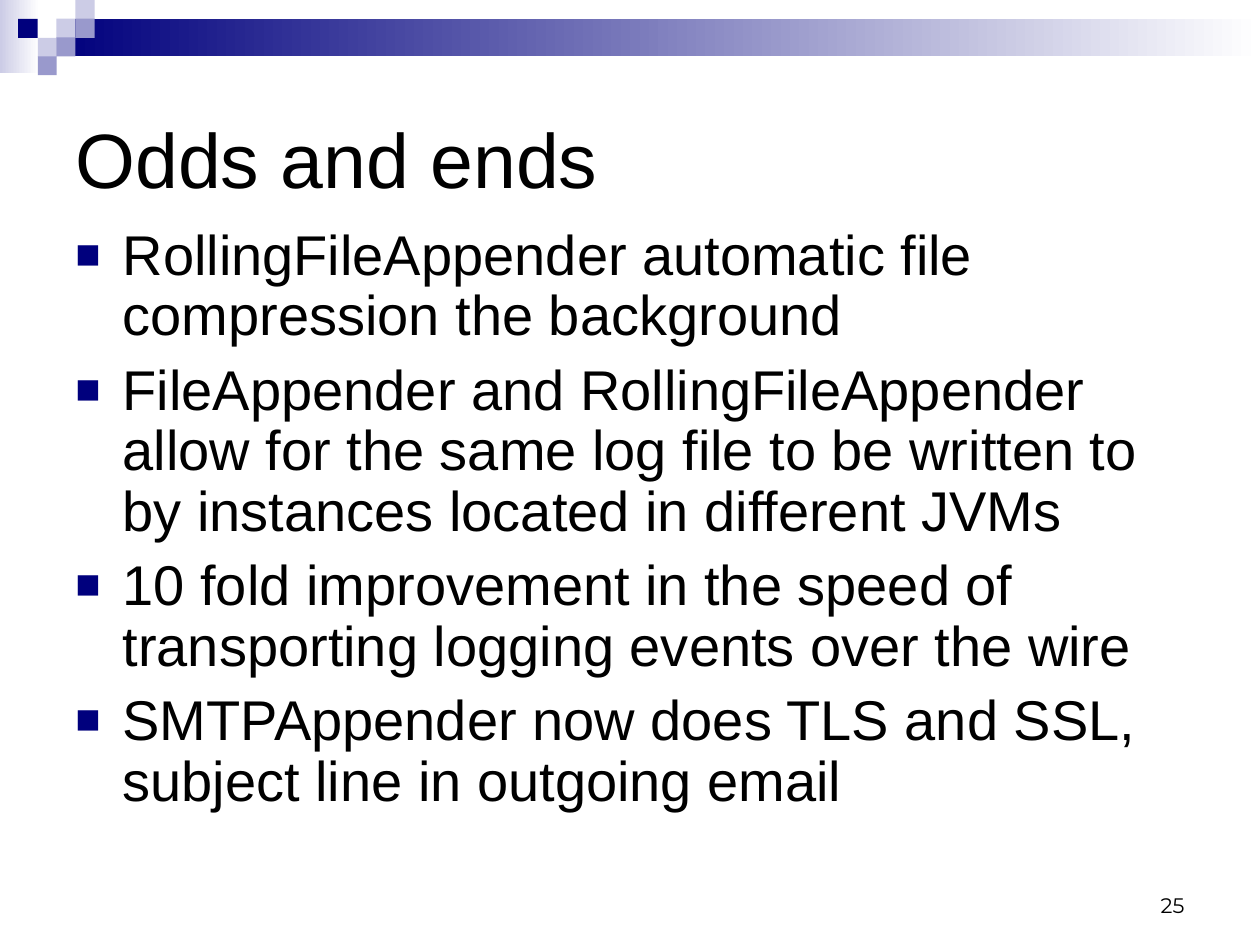
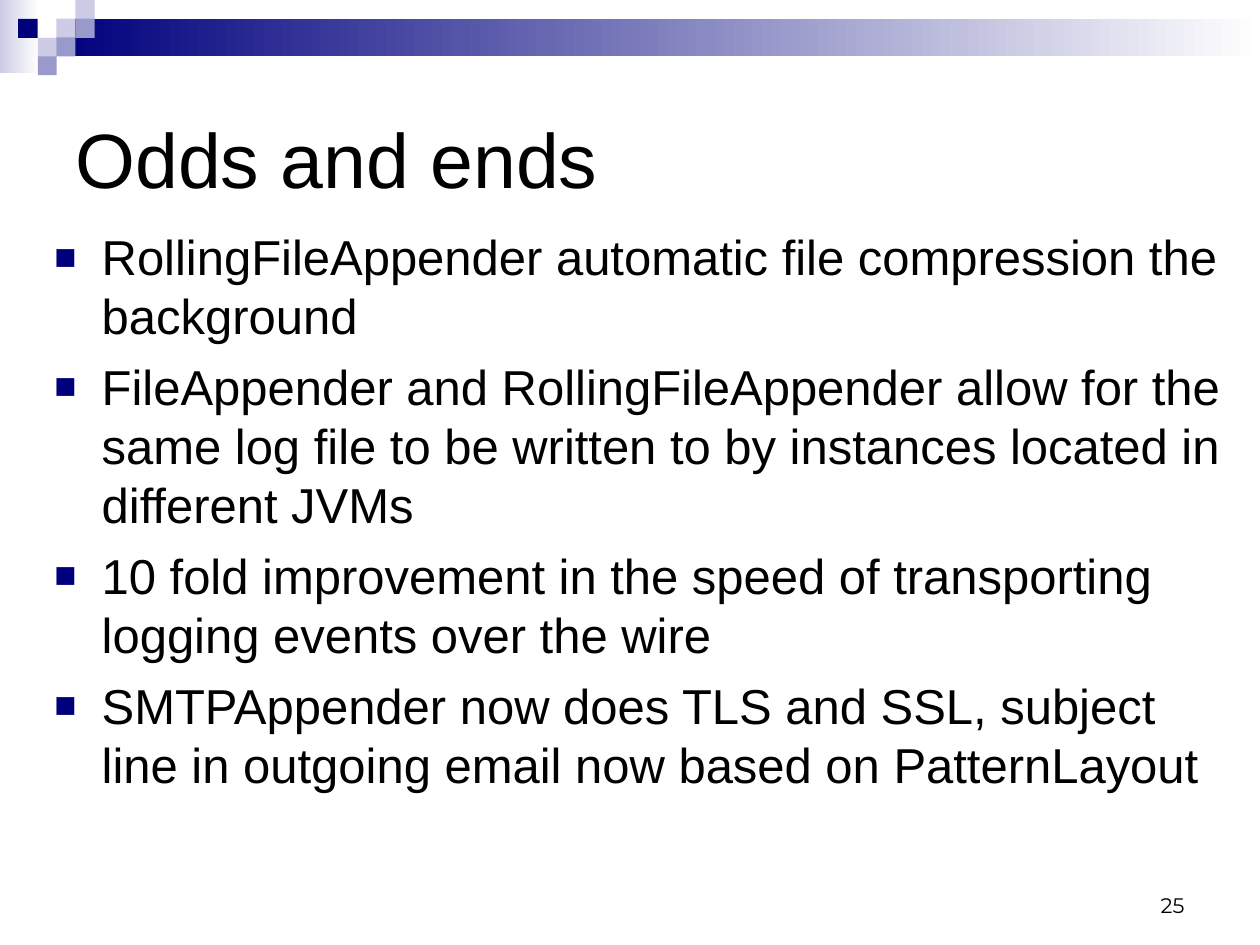
Before and after one commit to qos-ch/logback, a slide deck: slide 25 of logback-site/src/site/resources/logback.ppt. Drawn at 1260x945 pixels with LibreOffice and Linux fonts; fonts in the diff are those of the drawing. Boxes give left, top, right and bottom in pixels: in the first picture for what was removed or moved away, otherwise in the second. Text is boxed around its words. In the diff, an @@ line names an element or a change of style, - is before the commit and + after.

```diff
--- a/logback-site/src/site/resources/logback.ppt
+++ b/logback-site/src/site/resources/logback.ppt
@@ text "RollingFileAppender automatic file compression the ...": place and size @@
-text "RollingFileAppender automatic file compression the ..." at (123,234,1137,812)
+text "RollingFileAppender automatic file compression the ..." at (102,239,1220,793)
@@ text at (102,239,1220,663): size 32 to 28 pt in "RollingFileAppender automatic file compression the backgroun ...", "FileAppender and RollingFileAppender allow for the same ...", "10 fold improvement in the speed of ..."; line spacing 0.9 to 1; less space between paragraphs @@
@@ text at (102,688,1199,793): text changed; size 32 to 28 pt @@
-■ SMTPAppender now does TLS and SSL, subject line in outgoing email
+■ SMTPAppender now does TLS and SSL, subject line in outgoing email now based on PatternLayout
```
Also in this commit, not shown: 3 other slides changed, 2 slides added.
